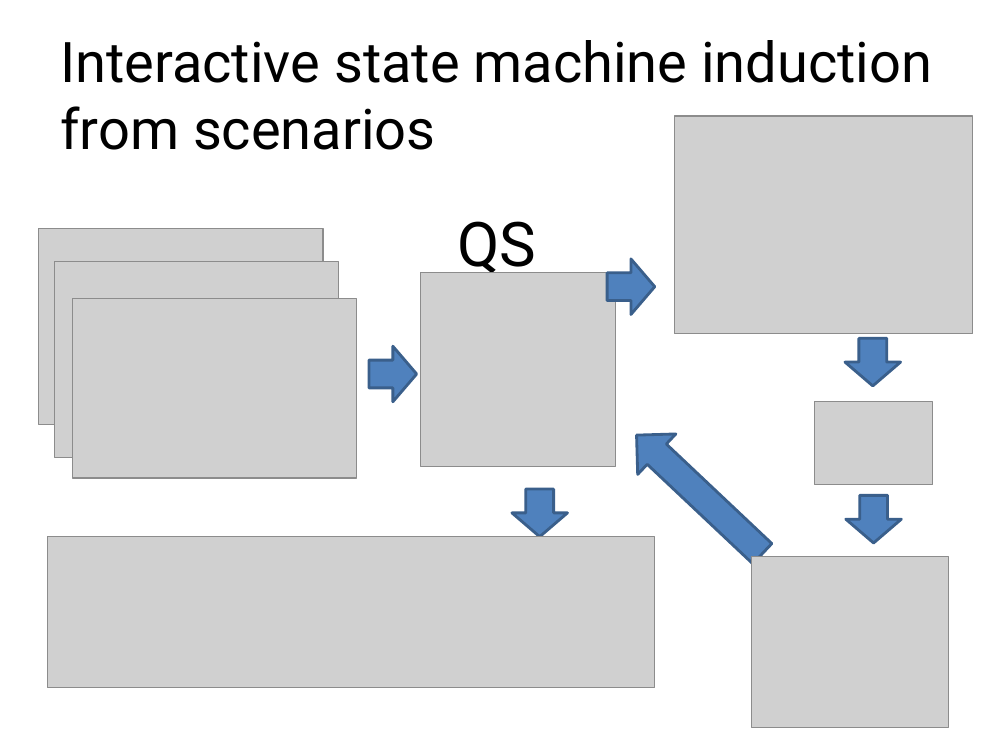
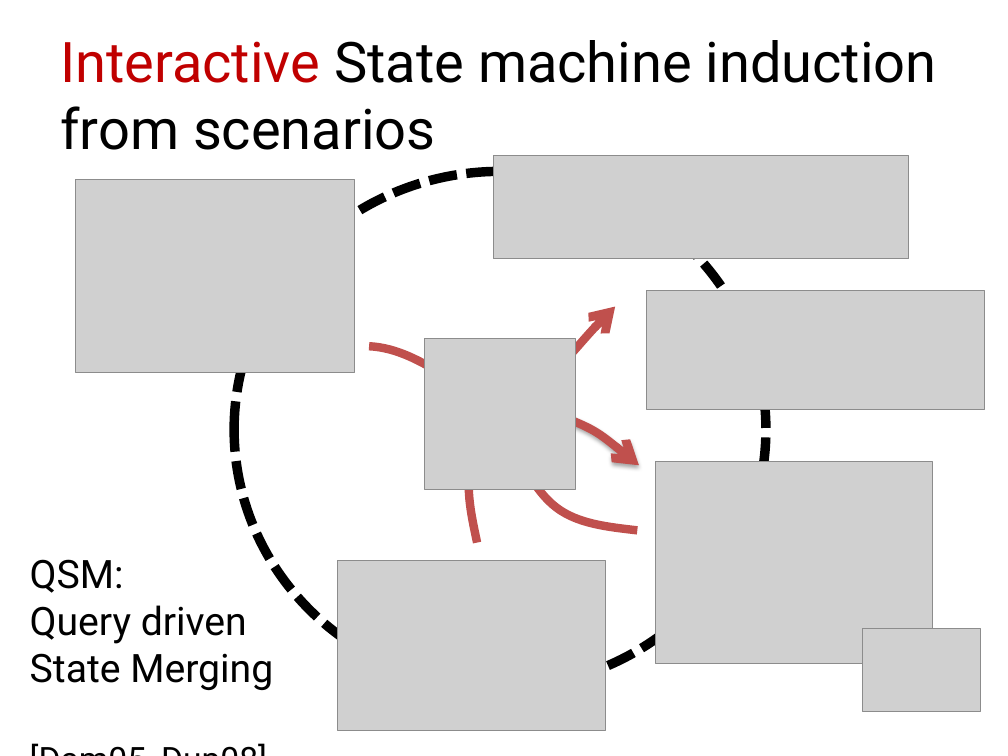
Before and after one commit to blambeau/phd, a slide deck: slide 37 of public-defense/slides.pptx. Drawn at 1008x756 pixels with LibreOffice and Linux fonts; fonts in the diff are those of the drawing; grey boxes stand for pictures. Boxes give left, top, right and bottom in pixels: in the first picture for what was removed or moved away, otherwise in the second. Text is boxed around its words. In the diff, an @@ line names an element or a change of style, - is before the commit and + after.

```diff
--- a/public-defense/slides.pptx
+++ b/public-defense/slides.pptx
@@ title at bbox=[60, 40, 937, 150]: text changed @@
-Interactive state machine induction from scenarios
+Interactive State machine induction from scenarios
@@ picture added at bbox=[76, 179, 355, 372] @@
@@ ellipse added at bbox=[234, 171, 766, 687], outline #000000 6.75 pt dashed @@
@@ picture added at bbox=[493, 156, 908, 259] @@
@@ text removed at bbox=[448, 200, 591, 284] @@
-QSM
@@ picture removed at bbox=[39, 228, 324, 424] @@
@@ picture removed at bbox=[54, 262, 339, 459] @@
@@ right arrow removed at bbox=[607, 259, 654, 314] @@
@@ picture removed at bbox=[73, 298, 357, 478] @@
@@ picture removed at bbox=[421, 273, 616, 468] @@
@@ picture added at bbox=[647, 290, 985, 409] @@
@@ freeform shape added at bbox=[369, 306, 615, 402], outline #C0504D 6 pt @@
@@ right arrow removed at bbox=[369, 347, 416, 402] @@
@@ picture added at bbox=[424, 339, 576, 490] @@
@@ right arrow removed at bbox=[845, 339, 900, 386] @@
@@ freeform shape added at bbox=[465, 390, 529, 542], outline #C0504D 6 pt @@
@@ freeform shape added at bbox=[507, 410, 639, 466], outline #C0504D 6 pt @@
@@ right arrow removed at bbox=[617, 415, 781, 574] @@
@@ freeform shape added at bbox=[489, 433, 654, 542], outline #C0504D 6 pt @@
@@ picture: place and size @@
-picture at bbox=[674, 116, 973, 334]
+picture at bbox=[656, 462, 932, 663]
@@ right arrow removed at bbox=[512, 489, 568, 536] @@
@@ right arrow removed at bbox=[846, 496, 901, 543] @@
@@ picture removed at bbox=[47, 536, 655, 687] @@
@@ text added at bbox=[30, 559, 273, 690], 28 pt, text #000000 @@
+QSM:
+Query driven
+State Merging
+[Dam05, Dup08]
@@ picture added at bbox=[338, 560, 606, 730] @@
@@ picture removed at bbox=[752, 556, 950, 727] @@
@@ picture: place and size @@
-picture at bbox=[814, 402, 932, 485]
+picture at bbox=[862, 628, 980, 711]
```
Also in this commit, not shown: 3 other slides changed, 1 slide added.
